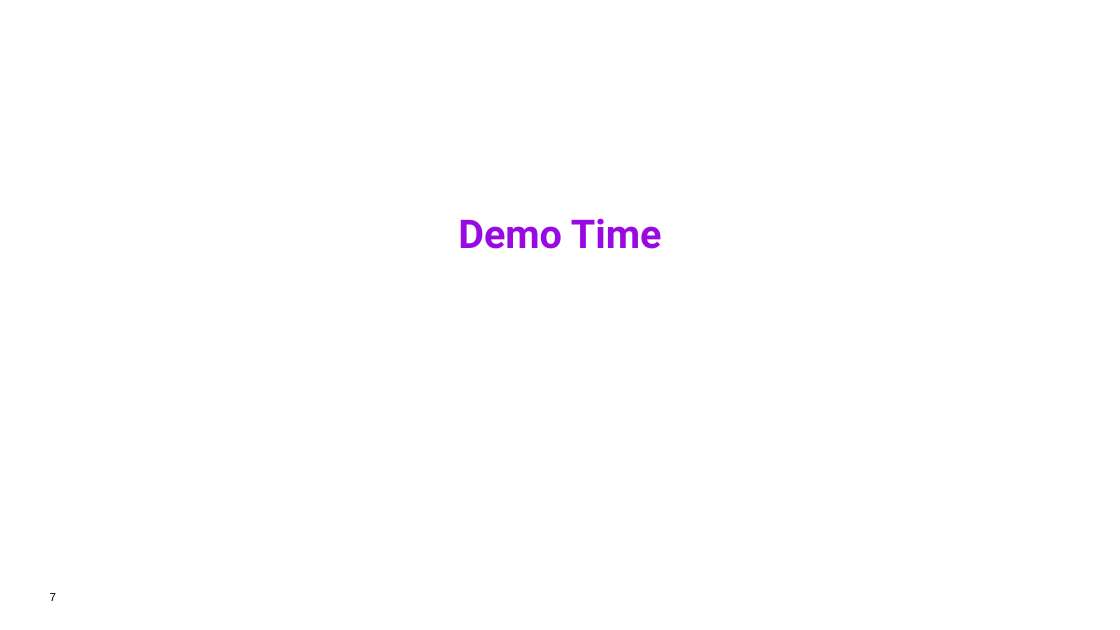
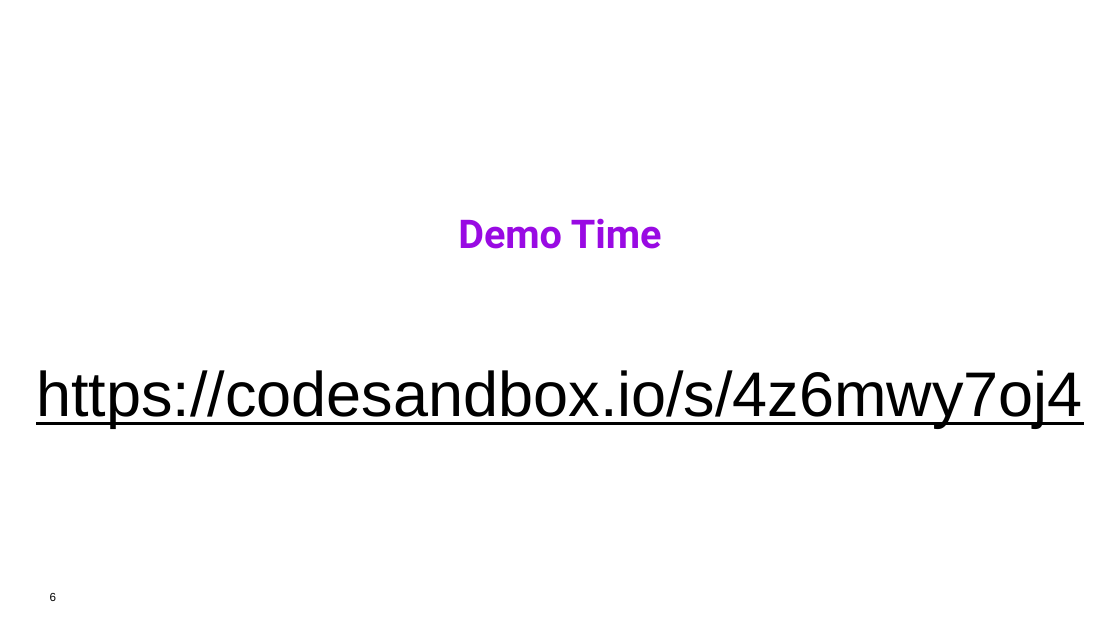
Before and after one commit to TeliaSoneraNorge/telia-workshop, a slide deck: slide 6 of workshop_tromsoe.pptx (slide 7 before the commit). Drawn at 1120x630 pixels with LibreOffice and Linux fonts; fonts in the diff are those of the drawing; background and template pictures are left out. Boxes give left, top, right and bottom in pixels: in the first picture for what was removed or moved away, otherwise in the second. Text is boxed around its words. In the diff, an @@ line names an element or a change of style, - is before the commit and + after.

```diff
--- a/workshop_tromsoe.pptx
+++ b/workshop_tromsoe.pptx
@@ text added at (x1=36, y1=370, x2=1082, y2=428), 54 pt, text #000000, underline @@
+https://codesandbox.io/s/4z6mwy7oj4
@@ page number at (x1=50, y1=593, x2=56, y2=601): text changed @@
-7
+6
```
Also in this commit, not shown: 1 other slide changed, 3 slides added, 4 slides removed.
